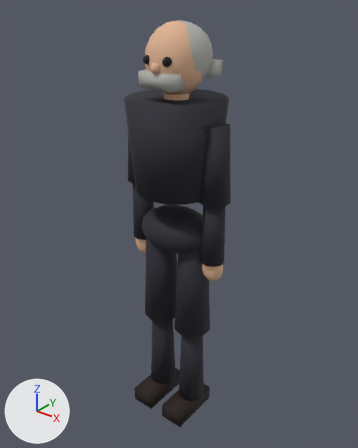
Renders of the glTF model gra-fabryka/godot/assets/models/npc_nauczyciel.glb from each side of a commit.
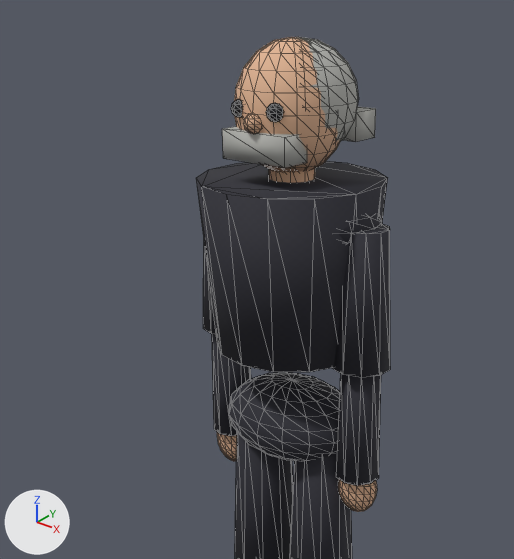
Each version appears first whole from a 50 mm lens placed at (1.194, -1.478, 1.876), pointed at (-0.009, 0.026, 0.944), and next in a close-up on the part from 5% to 83% of the width and 0% to 69% of the height. The lights are fixed; the arrows at lower left show +X, +Y and +Z. The older version's two pictures come first. The close-ups show mesh edges as thin lines. Vertices at exactly the same position are counted once.

Before the edit, the objects in view are built like this:
```python
me_sphere_052 = bpy.data.meshes.new('Sphere.052')
me_sphere_052.from_pydata(...)  # 1242 vertices, 2392 faces; spans x -0.25..0.25, y -0.2..0.2, z 0.0..1.76
# faces by material slot: [916, 24, 980, 160, 312]
me_sphere_052.materials.append(mat_m_surdut)  # picture img_tex_surdut
me_sphere_052.materials.append(mat_m_buty)  # black #1e1007
me_sphere_052.materials.append(mat_m_skora)  # beige #e1b493
me_sphere_052.materials.append(mat_m_oko)  # black #0d0d13
me_sphere_052.materials.append(mat_m_wlosy_siwe)  # grey #b4b4af
ob_npc_nauczyciel = bpy.data.objects.new('npc_nauczyciel', me_sphere_052)
ob_npc_nauczyciel.location = (0.0, 0.0, 0.0)
```
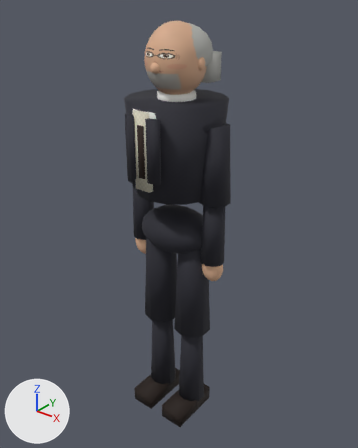
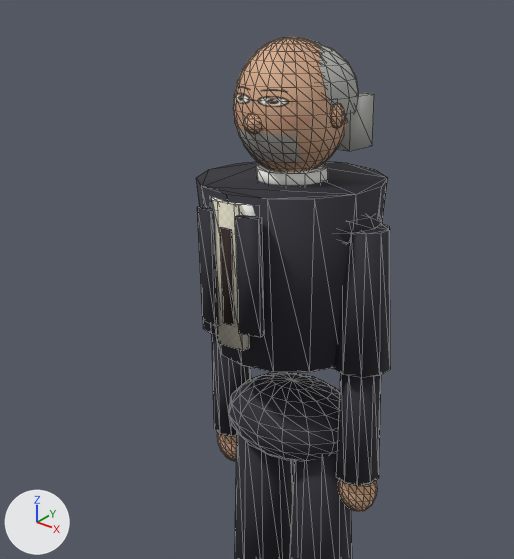
What differs and where, as boxes [x1, y1, x2, y2] in the close-ups (514 x 559 px; the box of a moved part takes in the faces that stretch with it):
part 1 of me_sphere_052, moved or reshaped
    before: [222, 126, 307, 168]
    after: [197, 205, 219, 326]
part 2 of me_sphere_052, moved or reshaped
    before: [343, 106, 376, 142]
    after: [235, 215, 264, 337]
part 3 of me_sphere_052, added
    after: [212, 199, 249, 351]
part 4 of me_sphere_052, added
    after: [256, 164, 328, 185]
part 5 of me_sphere_052, added
    after: [220, 227, 235, 326]
part 6 of me_sphere_052, added
    after: [331, 103, 345, 129]
part 7 of me_sphere_052, added
    after: [337, 92, 374, 151]
part 8 of me_sphere_052, moved or reshaped
    before: [231, 37, 359, 172]
    after: [212, 37, 358, 216]
part 9 of me_sphere_052, surface changed
    before: [348, 102, 358, 118]
    after: [267, 39, 358, 108]
part 10 of me_sphere_052, recoloured
    after: [267, 39, 283, 52]

The change, as a diff of the scene's bpy script:
```diff
--- a/gra-fabryka/godot/assets/models/npc_nauczyciel.glb.py
+++ b/gra-fabryka/godot/assets/models/npc_nauczyciel.glb.py
@@ mat_m_twarz_npc_nauczyciel @@
+mat_m_twarz_npc_nauczyciel = principled_material('M_twarz_npc_nauczyciel')
+mat_m_twarz_npc_nauczyciel.texture = img_tex_twarz_npc_nauczyciel
+mat_m_twarz_npc_nauczyciel.roughness = 0.65
@@ me_sphere_052 @@
-me_sphere_052.from_pydata(...)  # 1242 vertices, 2392 faces; spans x -0.25..0.25, y -0.2..0.2, z 0.0..1.76
+me_sphere_052.from_pydata(...)  # 1522 vertices, 2928 faces; spans x -0.25..0.25, y -0.21..0.2, z 0.0..1.76
+# me_sphere_052 part 1: the loose piece of 8 vertices spanning x -0.08..0.08, y -0.12..-0.05, z 1.53..1.59 is scaled about its middle by (0.3, 0.212, 4.17), then moved by (-0.05, -0.11, -0.23), in mat_m_surdut (picture img_tex_surdut)
+# me_sphere_052 part 2: the loose piece of 8 vertices spanning x -0.11..0.11, y 0.06..0.13, z 1.56..1.62 is scaled about its middle by (0.21, 0.212, 4.17), then moved by (0.05, -0.3, -0.26), in mat_m_surdut (picture img_tex_surdut)
+# me_sphere_052 part 3: a new loose piece, a box spanning x -0.035..0.035, y -0.204..-0.184, z 1.173..1.472, in mat_m_koszula (picture img_tex_koszula)
+# me_sphere_052 part 4: a new loose piece, a 12-sided cylinder along z spanning x -0.075..0.075, y -0.075..0.075, z 1.474..1.509, in mat_m_bialy (white #f3f3ee)
+# me_sphere_052 part 5: a new loose piece, a box spanning x -0.015..0.015, y -0.206..-0.191, z 1.223..1.422, in mat_m_pasek (black #271609)
+# me_sphere_052 part 6: a new loose piece, an icosphere of 80 faces spanning x 0.1..0.125, y -0.02..0.02, z 1.595..1.645, in mat_m_skora (beige #e1b493)
+# me_sphere_052 part 7: a new loose piece, a box spanning x -0.109..0.109, y 0.052..0.132, z 1.546..1.649, in mat_m_wlosy_siwe (grey #b4b4af)
+# me_sphere_052 part 8: 91 vertices moved within x -0.12..0.12, y -0.11..0.14, z 1.5..1.75; 230 vertices removed from x -0.12..0.12, y -0.12..0.14, z 1.5..1.76; 378 vertices added at x -0.12..0.12, y -0.2..0.14, z 1.41..1.75
+# me_sphere_052 part 9: 19 kept faces spanning x -0.11..0.12, y -0.09..0.13, z 1.57..1.75 get new texture (UV) coordinates
+# me_sphere_052 part 10: 7 faces spanning x -0.06..0.02, y -0.08..0.02, z 1.72..1.75 switch from mat_m_wlosy_siwe (grey #b4b4af) to mat_m_twarz_npc_nauczyciel (picture img_tex_twarz_npc_nauczyciel)
+# other edits to the shape of me_sphere_052 do not show in these pictures
 me_sphere_052.materials.append(mat_m_surdut)
@@ me_sphere_052 @@
 me_sphere_052.materials.append(mat_m_skora)
-me_sphere_052.materials.append(mat_m_oko)  # black #0d0d13
+me_sphere_052.materials.append(mat_m_koszula)  # picture img_tex_koszula
+me_sphere_052.materials.append(mat_m_bialy)  # white #f3f3ee
+me_sphere_052.materials.append(mat_m_pasek)  # black #271609
```
